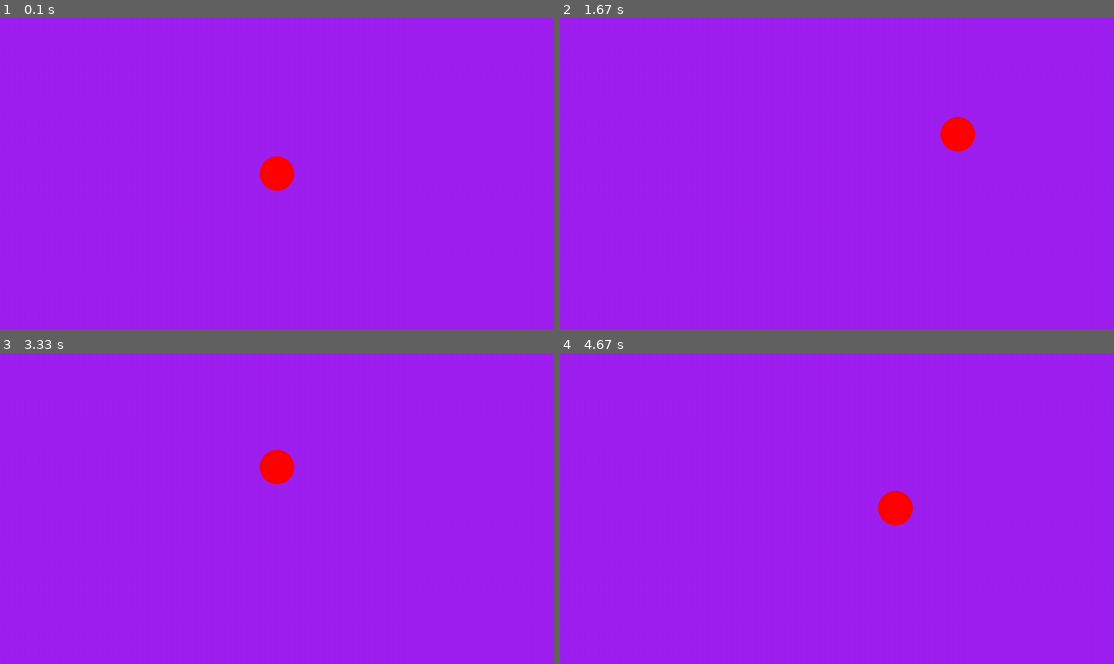
Above: before the commit, frames 1-4 (two rows, left to right).
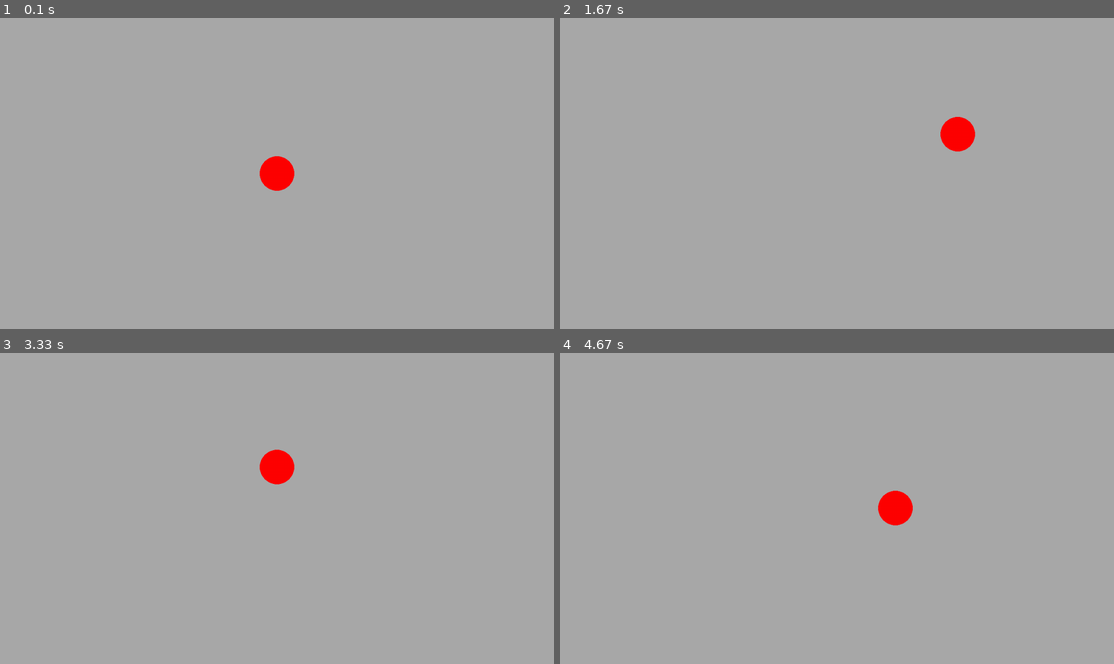
Above: after the commit, the same moments.

Repository: dominickdemilio/pygames_tutorial
Game: pygame game, started from basics/moving_circle.py
Same seed, same stepped clock (60 frames per second), same inputs: the game is played once before the commit and once after it.
Inputs:
- Up to frame 1 (0.1 s): no input
- Up to frame 2 (1.67 s): hold D 0.33-0.8 s; hold W 0.83-1.13 s; hold D 1.17-1.63 s
- Up to frame 3 (3.33 s): hold A 1.67-2.2 s; hold S 2.23-2.53 s; hold A 2.57-2.97 s; hold W from 3 s (still down)
- Up to frame 4 (4.67 s): release W at 3.37 s; hold D 3.4-4.03 s; hold S 4.07-4.43 s; hold A from 4.47 s (still down)

The runs differ from the first frame. In frame 1, 99% of the frame differs, in the area x 0-100%, y 0-100%; in frame 2, 99%; in frame 3, 99%; in frame 4, 99%.

Commit message:
Draw rectangle file

Diff:
--- /dev/null
+++ b/basics/draw_rect.py
@@ -0,0 +1,26 @@
+# Example file showing a circle moving on display_surface
+import pygame
+
+# pygame setup
+pygame.init()
+WINDOW_WIDTH, WINDOW_HEIGHT = 1280, 720
+display_surface = pygame.display.set_mode((WINDOW_WIDTH, WINDOW_HEIGHT))
+running = True
+
+# create a surface
+surf = pygame.Surface((200, 100))
+surf.fill("blue")
+
+while running:
+    # poll for events
+    # pygame.QUIT event means the user clicked X to close your window
+    for event in pygame.event.get():
+        if event.type == pygame.QUIT:
+            running = False
+
+    # draw the game
+    display_surface.fill("darkgray")
+    display_surface.blit(surf, (100, 150))
+    pygame.display.update()
+
+pygame.quit()
--- a/basics/moving_circle.py
+++ b/basics/moving_circle.py
@@ -3,11 +3,12 @@
 
 # pygame setup
 pygame.init()
-display_surface = pygame.display.set_mode((1280, 720))
+WINDOW_WIDTH, WINDOW_HEIGHT = 1280, 720
+display_surface = pygame.display.set_mode((WINDOW_WIDTH, WINDOW_HEIGHT))
+running = True
+
 clock = pygame.time.Clock()
-running = True
 dt = 0
-
 player_pos = pygame.Vector2(
     display_surface.get_width() / 2, display_surface.get_height() / 2
 )
@@ -20,7 +21,7 @@
             running = False
 
     # fill the display_surface with a color to wipe away anything from last frame
-    display_surface.fill("purple")
+    display_surface.fill("darkgray")
 
     pygame.draw.circle(display_surface, "red", player_pos, 40)
 
